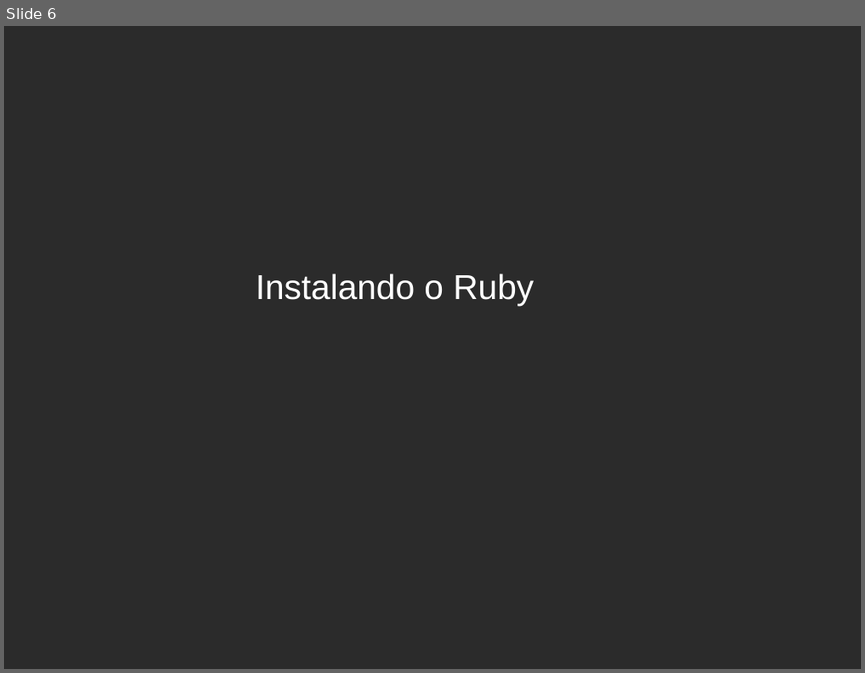
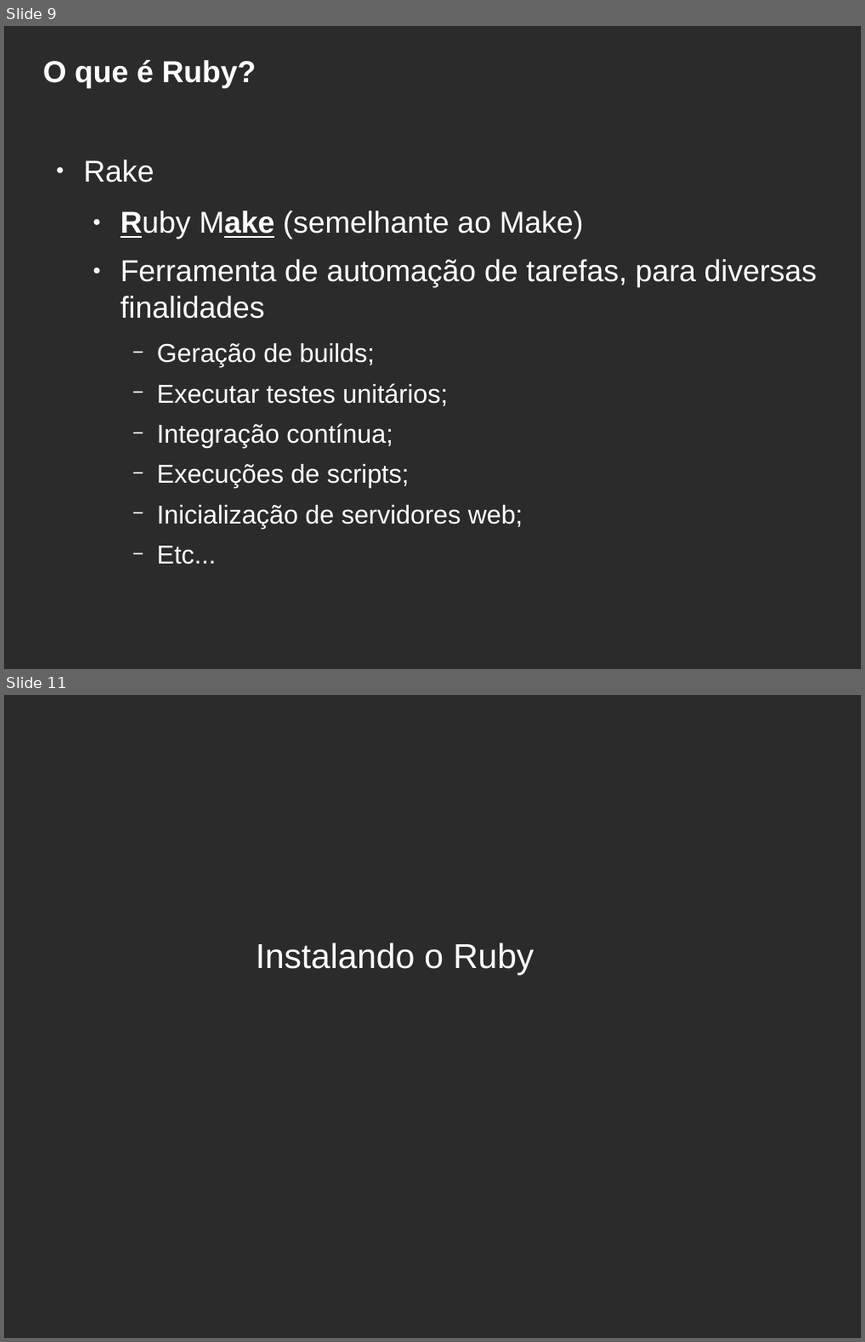
Before and after one commit to hbobenicio/ruby-examples, a slide deck: apresentacao-ruby.odp. Shown one above the other, each under a label of ours: slide 6 before the commit, slides 9 and 11 after it; the slides between them are not shown. The pictures are 865x673 and 865x1342 pixels, drawn with LibreOffice and Linux fonts; fonts in the diff are those of the drawing; background and template pictures are left out; a plain dark background stands for a picture behind light text. Boxes give left, top, right and bottom in pixels: in the first picture for what was removed or moved away, otherwise in the second. Text is boxed around its words. In the diff, an @@ line names an element or a change of style, - is before the commit and + after.

Commit message:
Adding rake example

```diff
--- a/apresentacao-ruby.odp
+++ b/apresentacao-ruby.odp
@@ slide 9 added at box(4, 26, 861, 669), background picture (left out) @@
@@ title added at box(43, 60, 256, 88), 28 pt, text #FFFFFF, bold @@
+O que é Ruby?
@@ text added at box(84, 159, 817, 564), 24 pt, text #FFFFFF @@
+● Rake
+  ● Ruby Make (semelhante ao Make)
+  ● Ferramenta de automação de tarefas, para diversas finalidades
+    − Geração de builds;
+    − Executar testes unitários;
+    − Integração contínua;
+    − Execuções de scripts;
+    − Inicialização de servidores web;
+    − Etc...
@@ what was slide 6 is now slide 11 @@
```
Also in this commit, not shown: 4 slides changed, 5 other slides added, 1 slide removed, 2 other files.
